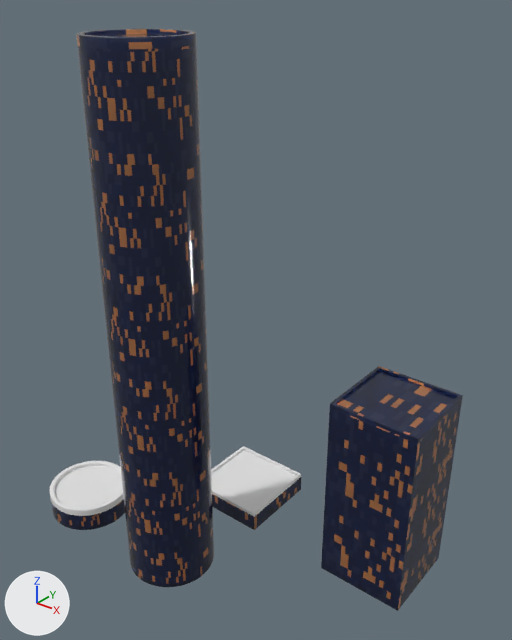
Renders of the Blender file 2019_2020/space_force_trailer/assets/downtown/buildings.blend from each side of a commit.
The view is the same before and after, from a 50 mm camera at (5.57, -11.64, 12.43) aimed at (-2.95, -0.99, 5.83). Arrows for +X, +Y and +Z are at lower left; the lights stay in place.
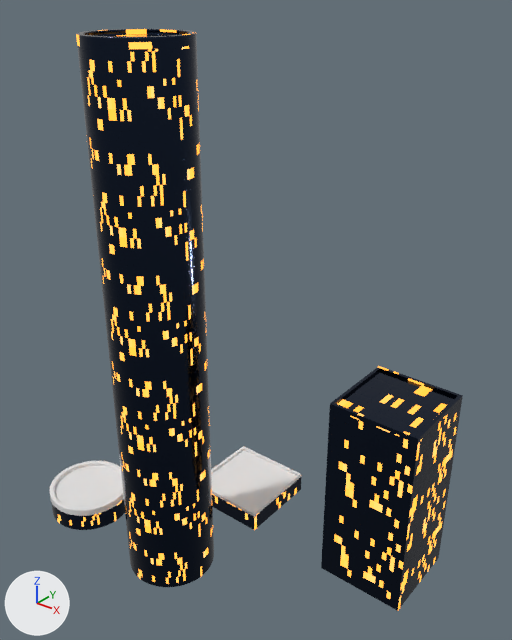
Edits to the bpy script that builds the scene:
```text
Change mat_building_facade:
    remove # nodes: BsdfPrincipled, Bump x2, CombineXYZ x2, Mapping x3, Math x16, Mix, OutputMaterial, SeparateXYZ x3, TexCoord, TexNoise x4, ValToRGB x7, VectorMath
    remove # colours: black #000000, white #ffffff, black #212121, dark grey #5e5e5e, white #eeeeee, black #22232d, black #0f0e1f, orange #cc8531
    nodes: Blackbody, BsdfPrincipled, Bump x2, CombineXYZ x2, Emission, Mapping x3, Math x17, MixShader, OutputMaterial, SeparateXYZ x3, TexCoord, TexNoise x4, ValToRGB x7, VectorMath
    colours: black #000000, white #ffffff, black #212121, dark grey #5e5e5e, dark blue #263144, white #eeeeee
```

Changed parts and their boxes [x1, y1, x2, y2] in the pictures (512 x 640 px):
'Cylinder', recoloured (blue to black)
    both: [76, 29, 214, 587]
'Cube', recoloured (blue to black)
    both: [321, 366, 463, 611]
'Cube.001', recoloured
    both: [211, 446, 301, 530]
'Cylinder.001', recoloured
    both: [52, 462, 125, 530]
